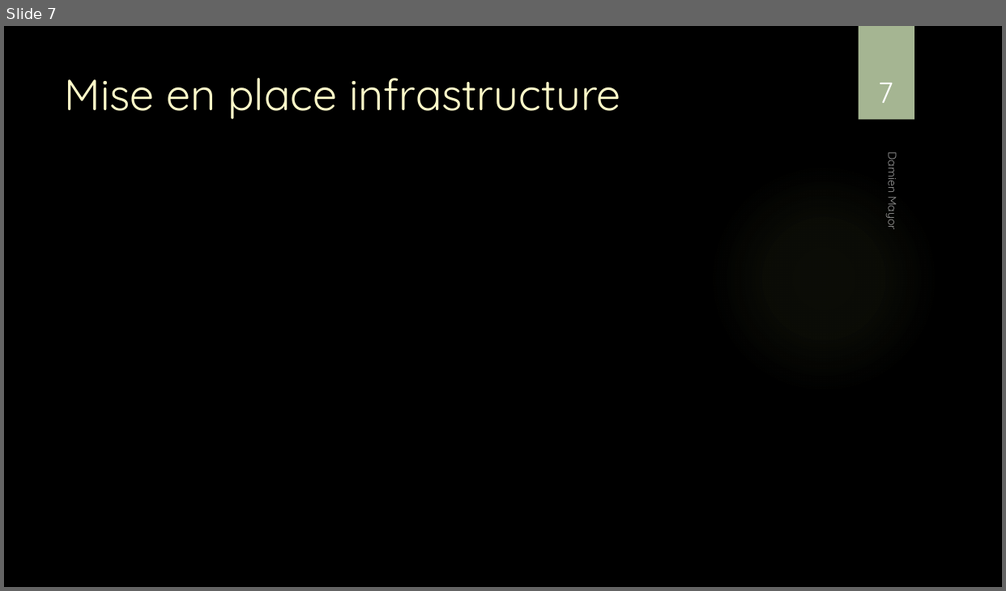
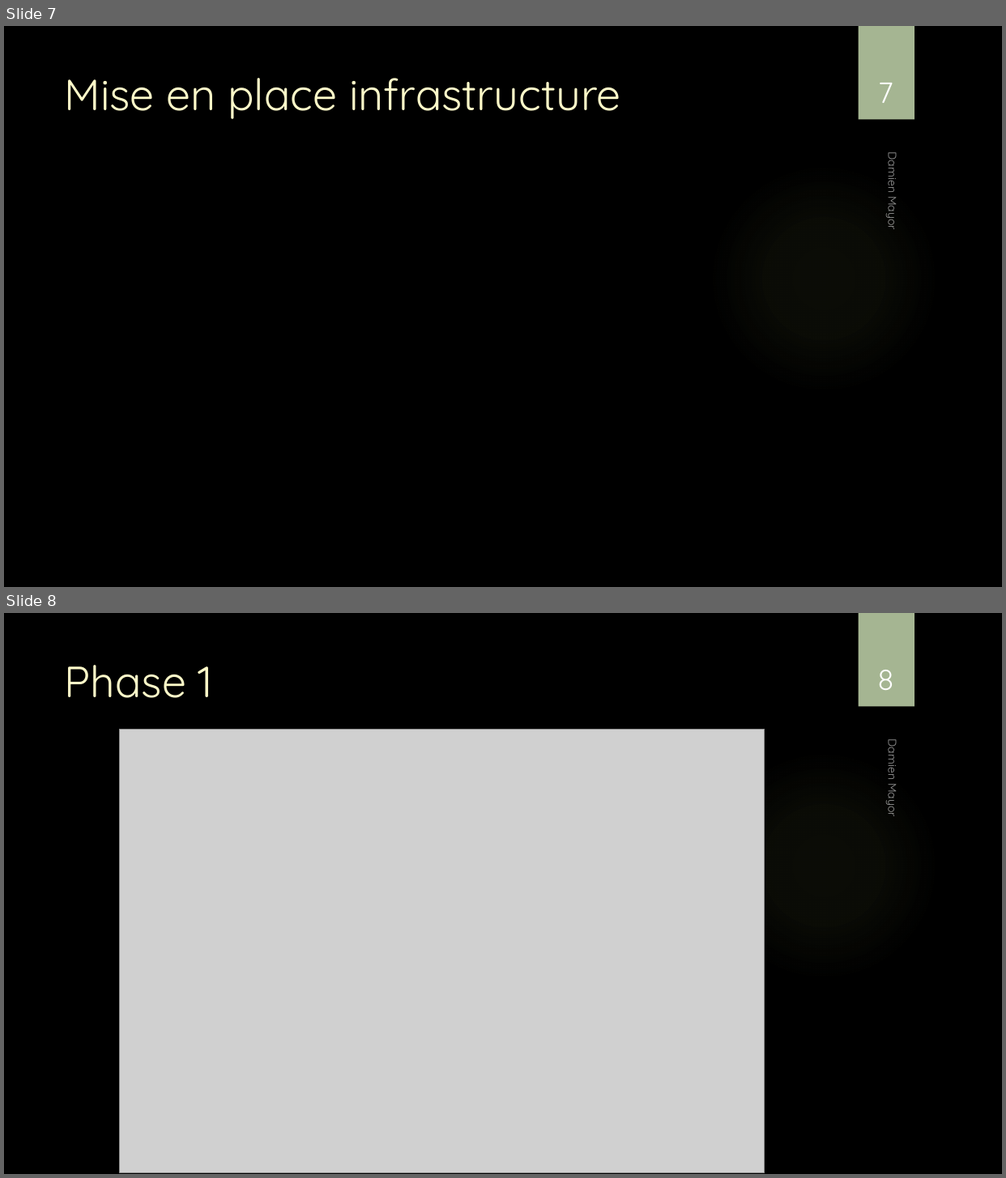
Before and after one commit to damienmayor/TPI, a slide deck: Présentation/Présentation TPI DMA.pptx. Shown one above the other, each under a label of ours: slide 7 before the commit, slides 7 and 8 after it. The pictures are 1006x591 and 1006x1178 pixels, drawn with LibreOffice and Linux fonts; fonts in the diff are those of the drawing; grey boxes stand for pictures; background and template pictures are left out. Boxes give left, top, right and bottom in pixels: in the first picture for what was removed or moved away, otherwise in the second. Text is boxed around its words. In the diff, an @@ line names an element or a change of style, - is before the commit and + after.

```diff
--- a/Présentation/Présentation TPI DMA.pptx
+++ b/Présentation/Présentation TPI DMA.pptx
@@ slide 8 added at (x1=4, y1=613, x2=1002, y2=1174), background picture (left out); not listed: 2 template elements that a slide beside it also shows @@
@@ title added at (x1=65, y1=665, x2=213, y2=698), 42 pt, text #FEFAC9 @@
+Phase 1
@@ page number added at (x1=877, y1=670, x2=893, y2=690), 28 pt, text #FFFFFF @@
+8
@@ picture added at (x1=119, y1=729, x2=765, y2=1173) @@
@@ text added at (x1=884, y1=743, x2=901, y2=816), 11 pt, text #FFFFFF at 60% opacity @@
+Damien Mayor
```
Also in this commit, not shown: 3 slides changed, 1 other slide added, 7 other files.
